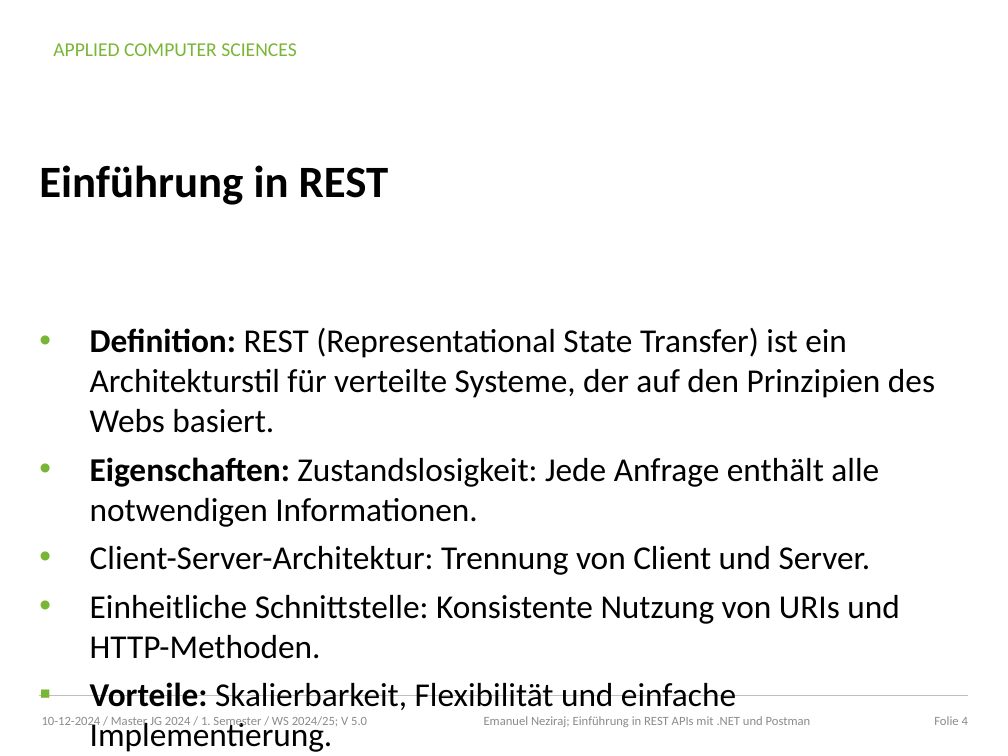
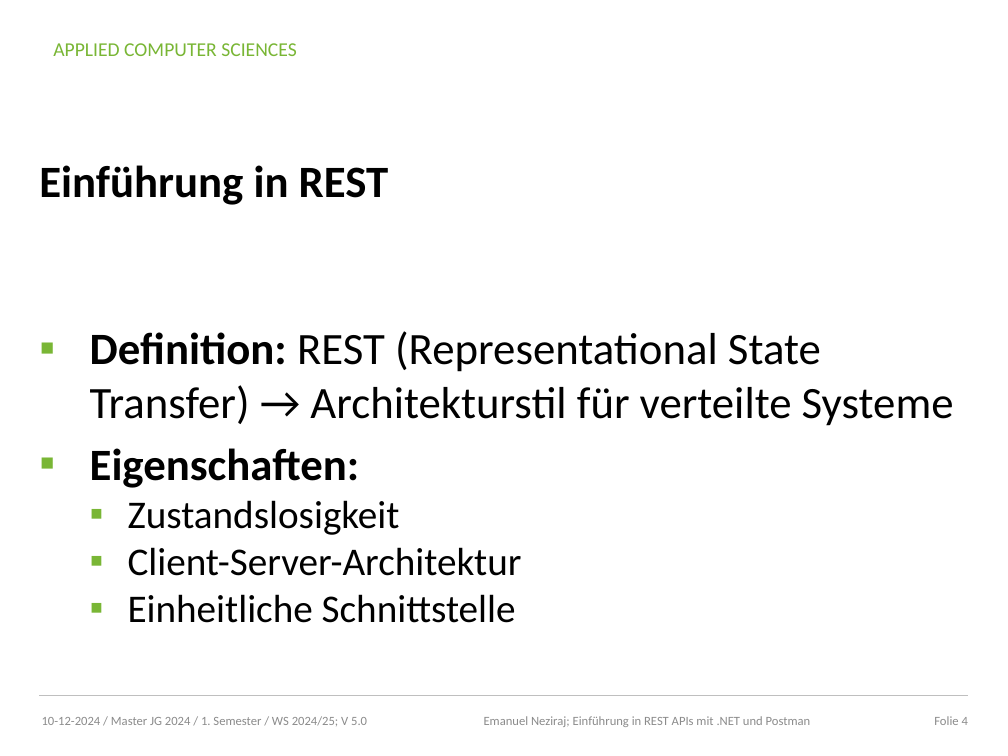
Before and after one commit to emanuelneziraj/techdemo-restapi, a slide deck: slide 4 of Präsentation-REST-API.pptx. Drawn at 1008x756 pixels with LibreOffice and Linux fonts; fonts in the diff are those of the drawing; background and template pictures are left out. Boxes give left, top, right and bottom in pixels: in the first picture for what was removed or moved away, otherwise in the second. Text is boxed around its words. In the diff, an @@ line names an element or a change of style, - is before the commit and + after.

```diff
--- a/Präsentation-REST-API.pptx
+++ b/Präsentation-REST-API.pptx
@@ text at <box>90,331,954,623</box>: text changed; size 23.8 to 32 pt @@
-• Definition: REST (Representational State Transfer) ist ein Architekturstil für verteilte Systeme, der auf den Prinzipien des Webs basiert.
-• Eigenschaften: Zustandslosigkeit: Jede Anfrage enthält alle notwendigen Informationen.
-• Client-Server-Architektur: Trennung von Client und Server.
-• Einheitliche Schnittstelle: Konsistente Nutzung von URIs und HTTP-Methoden.
-▪ Vorteile: Skalierbarkeit, Flexibilität und einfache Implementierung.
+▪ Definition: REST (Representational State Transfer) → Architekturstil für verteilte Systeme
+▪ Eigenschaften:
+  ▪ Zustandslosigkeit
+  ▪ Client-Server-Architektur
+  ▪ Einheitliche Schnittstelle
```
Also in this commit, not shown: 5 other slides changed.
